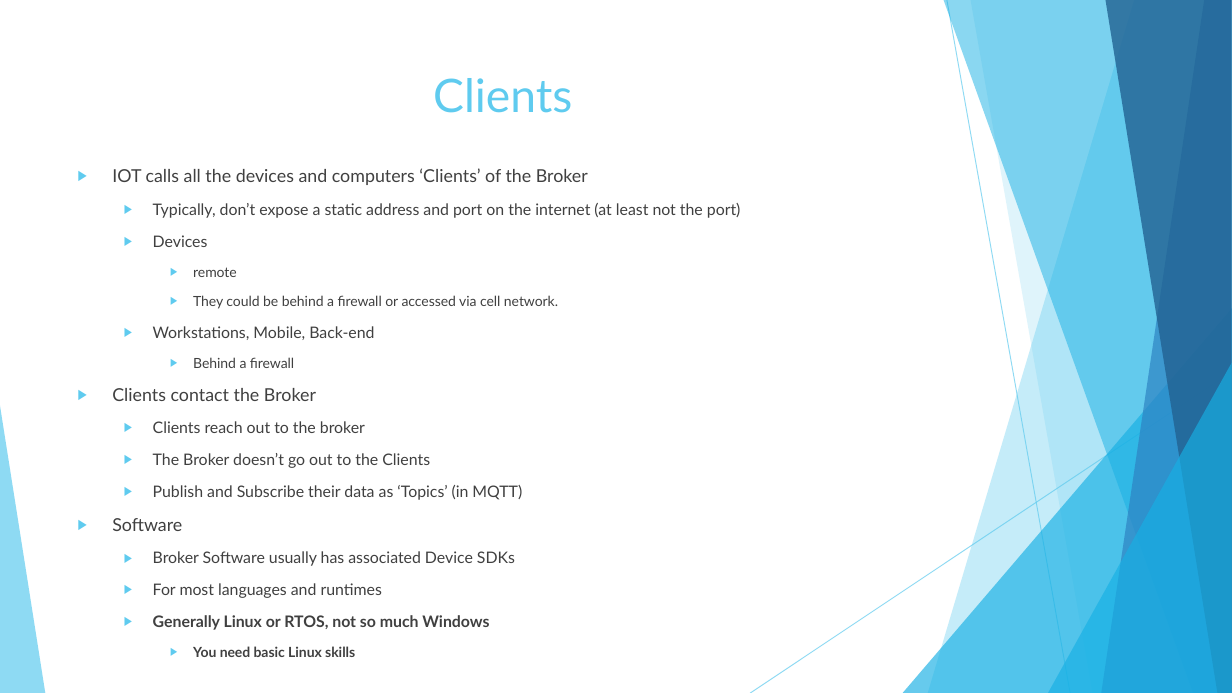
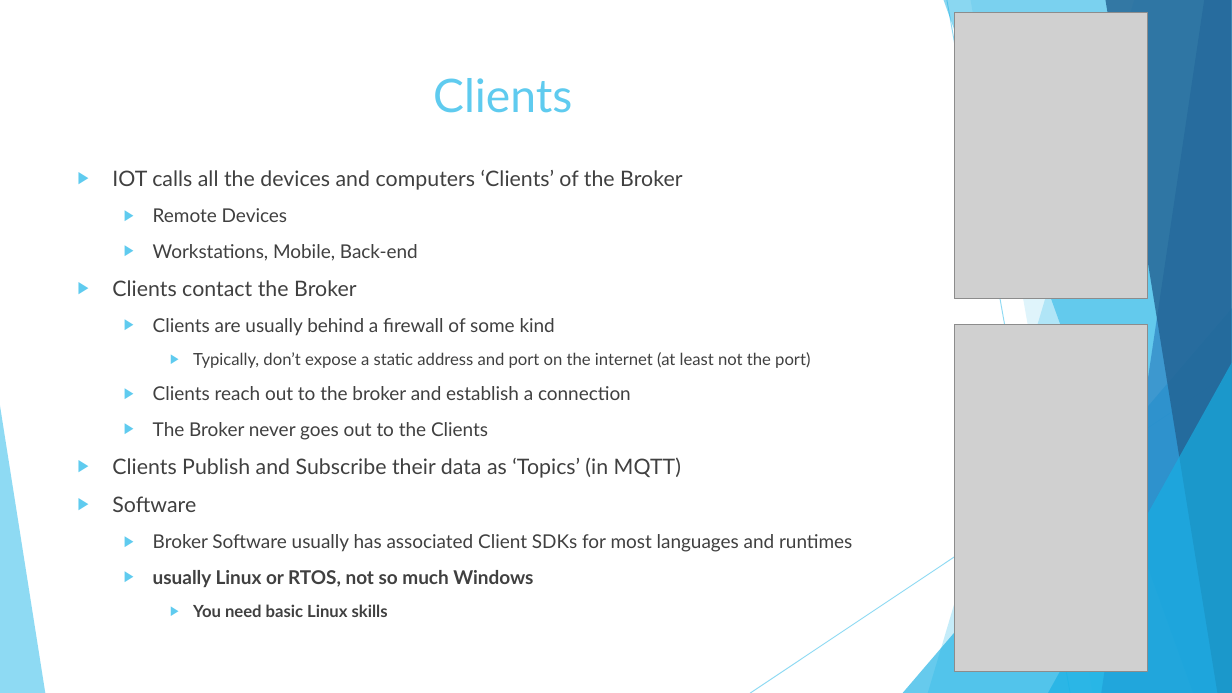
Before and after one commit to dmh2000/iot, a slide deck: slide 4 of IOT.pptx. Drawn at 1232x693 pixels with LibreOffice and Linux fonts; fonts in the diff are those of the drawing; grey boxes stand for pictures. Boxes give left, top, right and bottom in pixels: in the first picture for what was removed or moved away, otherwise in the second. Text is boxed around its words. In the diff, an @@ line names an element or a change of style, - is before the commit and + after.

Commit message:
updated ppt slides

```diff
--- a/IOT.pptx
+++ b/IOT.pptx
@@ picture added at <box>955,13,1148,299</box> @@
@@ text at <box>112,170,810,617</box>: size 13.9 to 16.6 pt in "IOT calls all the devices and computers ...", "Software"; size 12.4 to 12.9 pt in "Typically, don’t expose a static address and ..."; size 10.8 to 12.9 pt in "You need basic Linux skills"; list level 2 to 3 in "Typically, don’t expose a static ..." @@
@@ text at <box>112,208,555,336</box>: paragraphs added @@
+  ▶ Remote Devices
+  ▶ Workstations, Mobile, Back-end
+▶ Clients contact the Broker
+  ▶ Clients are usually behind a firewall of some kind
@@ picture added at <box>955,324,1148,671</box> @@
@@ text at <box>112,386,681,478</box>: text changed; size 12.4 to 14.8 pt @@
-  ▶ Devices
-    ▶ remote
-    ▶ They could be behind a firewall or accessed via cell network.
-  ▶ Workstations, Mobile, Back-end
-    ▶ Behind a firewall
-▶ Clients contact the Broker
-  ▶ Clients reach out to the broker
-  ▶ The Broker doesn’t go out to the Clients
-  ▶ Publish and Subscribe their data as ‘Topics’ (in MQTT)
+  ▶ Clients reach out to the broker and establish a connection
+  ▶ The Broker never goes out to the Clients
+▶ Clients Publish and Subscribe their data as ‘Topics’ (in MQTT)
@@ text at <box>153,534,852,587</box>: text changed; size 12.4 to 14.8 pt @@
-  ▶ Broker Software usually has associated Device SDKs
-  ▶ For most languages and runtimes
-  ▶ Generally Linux or RTOS, not so much Windows
+  ▶ Broker Software usually has associated Client SDKs for most languages and runtimes
+  ▶ usually Linux or RTOS, not so much Windows
```
Also in this commit, not shown: 5 other slides changed, 1 slide added, 2 slides removed.
